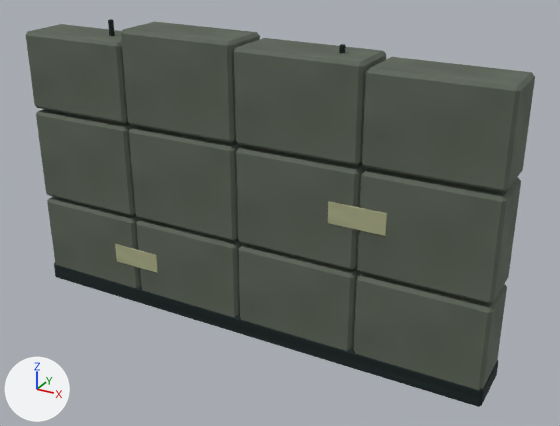
An edit to the Blender file art/ruin-wall.blend, drawn before and after from the same camera.
Camera for both pictures: a 50 mm camera at (2.91, -4.8, 3.45) aimed at (0.24, 0.05, 1.03). The lights are fixed; the arrows at lower left show +X, +Y and +Z. The picture after the commit comes second.

The first picture shows 'Exposed brick patch', 'Exposed brick patch.001', 'Exposed reinforcement', 'Exposed reinforcement.001', 'Foundation', 'Masonry block', 'Masonry block.001', 'Masonry block.002', 'Masonry block.003', 'Masonry block.004', 'Masonry block.005', 'Masonry block.006', 'Masonry block.007', 'Masonry block.008', 'Masonry block.009', 'Masonry block.010', 'Masonry block.011'.
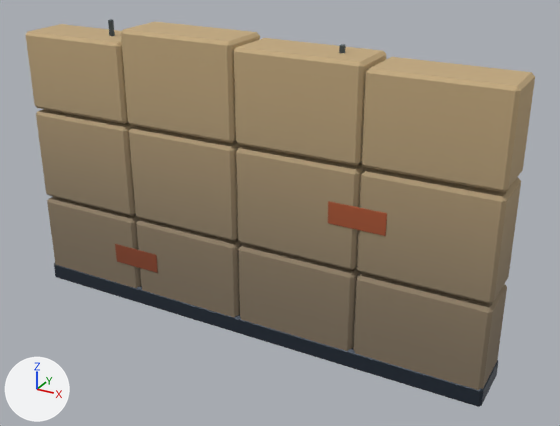
Diff of the bpy script that builds the scene:
```diff
--- a/art/ruin-wall.blend.py
+++ b/art/ruin-wall.blend.py
@@ mat_ruined_masonry @@
 mat_ruined_masonry = bpy.data.materials.new('Ruined masonry')
-# nodes: BsdfPrincipled, OutputMaterial, TexImage
-# uses the picture img_ruined_masonry_grain
+# nodes: BsdfPrincipled, Mix, OutputMaterial, TexImage
+# colours: beige #c4aa86
+# uses the picture img_painted_light_0_70_1_00
@@ mat_exposed_brick @@
 mat_exposed_brick = bpy.data.materials.new('Exposed brick')
-# nodes: BsdfPrincipled, OutputMaterial, TexImage
-# uses the picture img_exposed_brick_grain
+# nodes: BsdfPrincipled, Mix, OutputMaterial, TexImage
+# colours: orange #c9653c
+# uses the picture img_painted_light_0_70_1_00
@@ mat_ruin_reinforcement @@
 n0 = _N.new('ShaderNodeBsdfPrincipled'); n0.name = 'Principled BSDF'
 n0.inputs[1].default_value = 0.45  # 'Metallic'
-n0.inputs[2].default_value = 0.84  # 'Roughness'
 n1 = _N.new('ShaderNodeOutputMaterial'); n1.name = 'Material Output'
 n2 = _N.new('ShaderNodeTexImage'); n2.name = 'Image Texture'
-n2.image = img_ruin_reinforcement_grain
+n2.image = img_painted_light_0_70_1_00
+n2.extension = 'EXTEND'
+n3 = _N.new('ShaderNodeMix'); n3.name = 'Mix'
+n3.data_type = 'RGBA'
+n3.blend_type = 'MULTIPLY'
+n3.inputs[0].default_value = 1.0  # 'Factor'
+n3.inputs[7].default_value = (0.0685, 0.0908, 0.117, 1.0)  # 'B', greyish blue #4a5560
 _L.new(n0.outputs[0], n1.inputs[0])  # 'BSDF' to 'Surface'
-_L.new(n2.outputs[0], n0.inputs[0])  # 'Color' to 'Base Color'
+_L.new(n2.outputs[0], n3.inputs[6])  # 'Color' to 'A'
+_L.new(n3.outputs[2], n0.inputs[0])  # 'Result' to 'Base Color'
@@ me_cube_001 @@
 me_cube_001.from_pydata(...)  # 24 vertices, 26 faces; spans x -0.493..0.493, y -0.22..0.22, z -0.385..0.385
+# me_cube_001 part 1: texture (UV) coordinates of 26 of 26 faces, centred in x -0.493..0.493, y -0.22..0.22, z -0.385..0.385, changed; they spanned u 0.12..0.87, v 0.0..0.99 and now span u 0.5..0.5, v 0.04..0.34
 me_cube_001.materials.append(mat_ruined_masonry)
@@ me_cube_014 @@
+me_cube_014.from_pydata(...)  # 24 vertices, 26 faces; spans x -0.22..0.22, y -0.003..0.003, z -0.085..0.085
+me_cube_014.materials.append(mat_exposed_brick)
@@ me_cube_005 @@
+me_cube_005.from_pydata(...)  # 24 vertices, 26 faces; spans x -0.492..0.492, y -0.22..0.22, z -0.385..0.385
+me_cube_005.materials.append(mat_ruined_masonry)
@@ ob_masonry_block_004 @@
-ob_masonry_block_004 = bpy.data.objects.new('Masonry block.004', me_cube_001)
+ob_masonry_block_004 = bpy.data.objects.new('Masonry block.004', me_cube_005)
 ob_masonry_block_004.location = (-1.5, 0.0, 1.21)
@@ ob_masonry_block_005 @@
-ob_masonry_block_005 = bpy.data.objects.new('Masonry block.005', me_cube_001)
+ob_masonry_block_005 = bpy.data.objects.new('Masonry block.005', me_cube_005)
 ob_masonry_block_005.location = (-0.5, 0.0, 1.21)
@@ ob_masonry_block_006 @@
-ob_masonry_block_006 = bpy.data.objects.new('Masonry block.006', me_cube_001)
+ob_masonry_block_006 = bpy.data.objects.new('Masonry block.006', me_cube_005)
 ob_masonry_block_006.location = (0.5, 0.0, 1.21)
@@ ob_masonry_block_007 @@
-ob_masonry_block_007 = bpy.data.objects.new('Masonry block.007', me_cube_001)
+ob_masonry_block_007 = bpy.data.objects.new('Masonry block.007', me_cube_005)
 ob_masonry_block_007.location = (1.5, 0.0, 1.21)
@@ ob_exposed_brick_patch_001 @@
-ob_exposed_brick_patch_001 = bpy.data.objects.new('Exposed brick patch.001', me_cube_013)
+ob_exposed_brick_patch_001 = bpy.data.objects.new('Exposed brick patch.001', me_cube_014)
 ob_exposed_brick_patch_001.location = (1.0, -0.224, 1.25)
```

What differs and where, as boxes (x1, y1, x2, y2) in the pictures (560 x 426 px):
'Masonry block.011', surface changed (grey to brown): (362, 57, 535, 192) in both
'Masonry block.007', surface changed (grey to brown): (357, 168, 521, 304) in both
'Masonry block.010', surface changed (grey to brown): (234, 38, 386, 165) in both
'Masonry block.003', surface changed (lighter): (353, 273, 507, 390) in both
'Masonry block.009', surface changed (grey to brown): (121, 22, 260, 143) in both
'Masonry block.006', surface changed (grey to brown): (236, 145, 368, 270) in both
'Masonry block.005', surface changed (grey to brown): (129, 126, 244, 241) in both
'Masonry block.002', surface changed (lighter): (238, 244, 362, 351) in both
'Masonry block.008', surface changed (grey to brown): (26, 24, 128, 124) in both
'Masonry block.004', surface changed (grey to brown): (36, 109, 136, 216) in both
'Masonry block.001', surface changed (lighter): (136, 218, 244, 317) in both
'Foundation', surface changed: (54, 263, 499, 407) in both
'Masonry block', surface changed (lighter): (47, 197, 142, 288) in both
'Exposed brick patch.001', surface changed (yellow to brown): (328, 201, 387, 236) in both
'Exposed brick patch', surface changed (yellow to brown): (115, 244, 158, 273) in both
'Exposed reinforcement', surface changed: (108, 19, 115, 36) in both
'Exposed reinforcement.001', surface changed: (339, 44, 346, 53) in both
part 1 of me_cube_001, surface changed (lighter): before (36, 109, 521, 390); after (47, 197, 507, 390)
